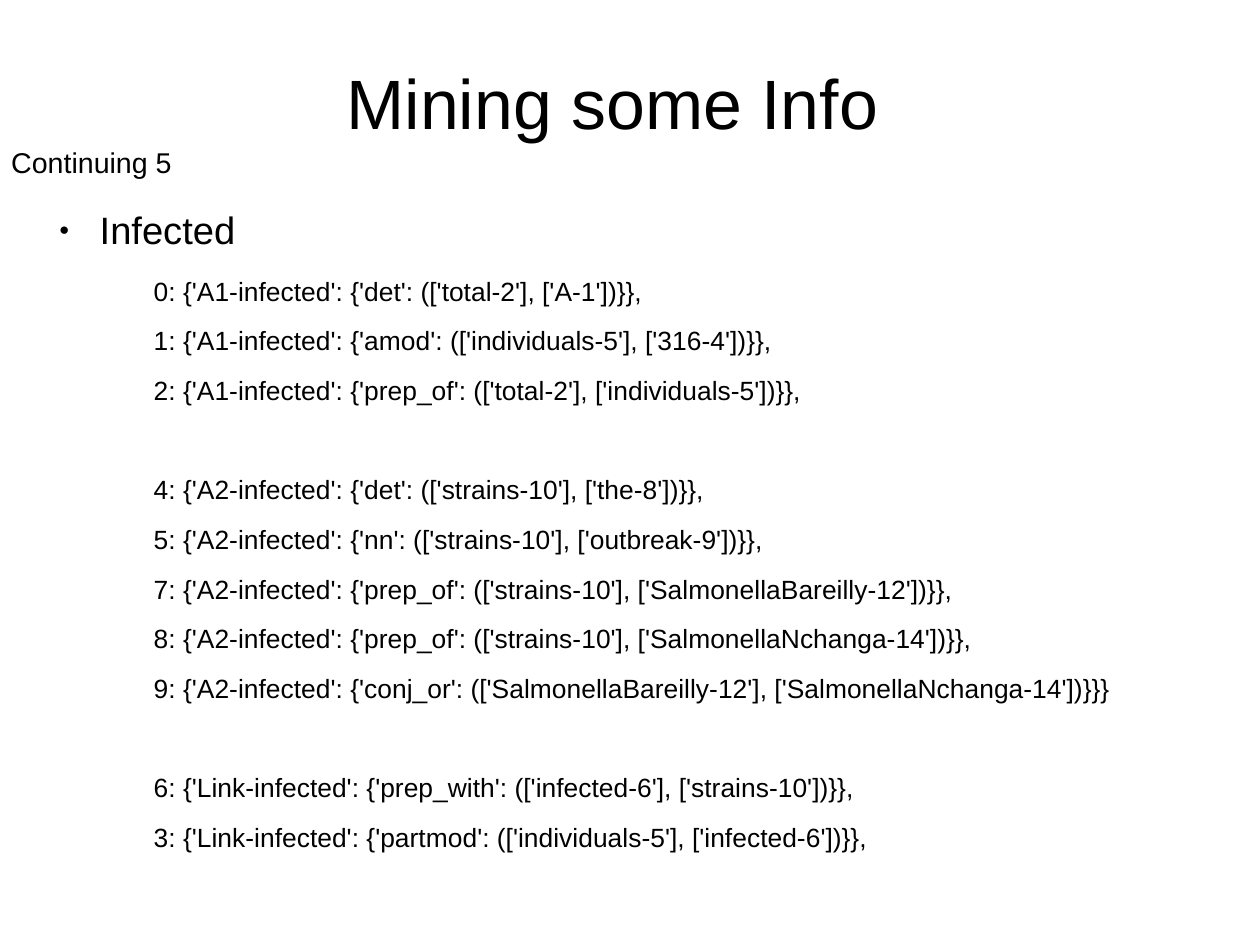
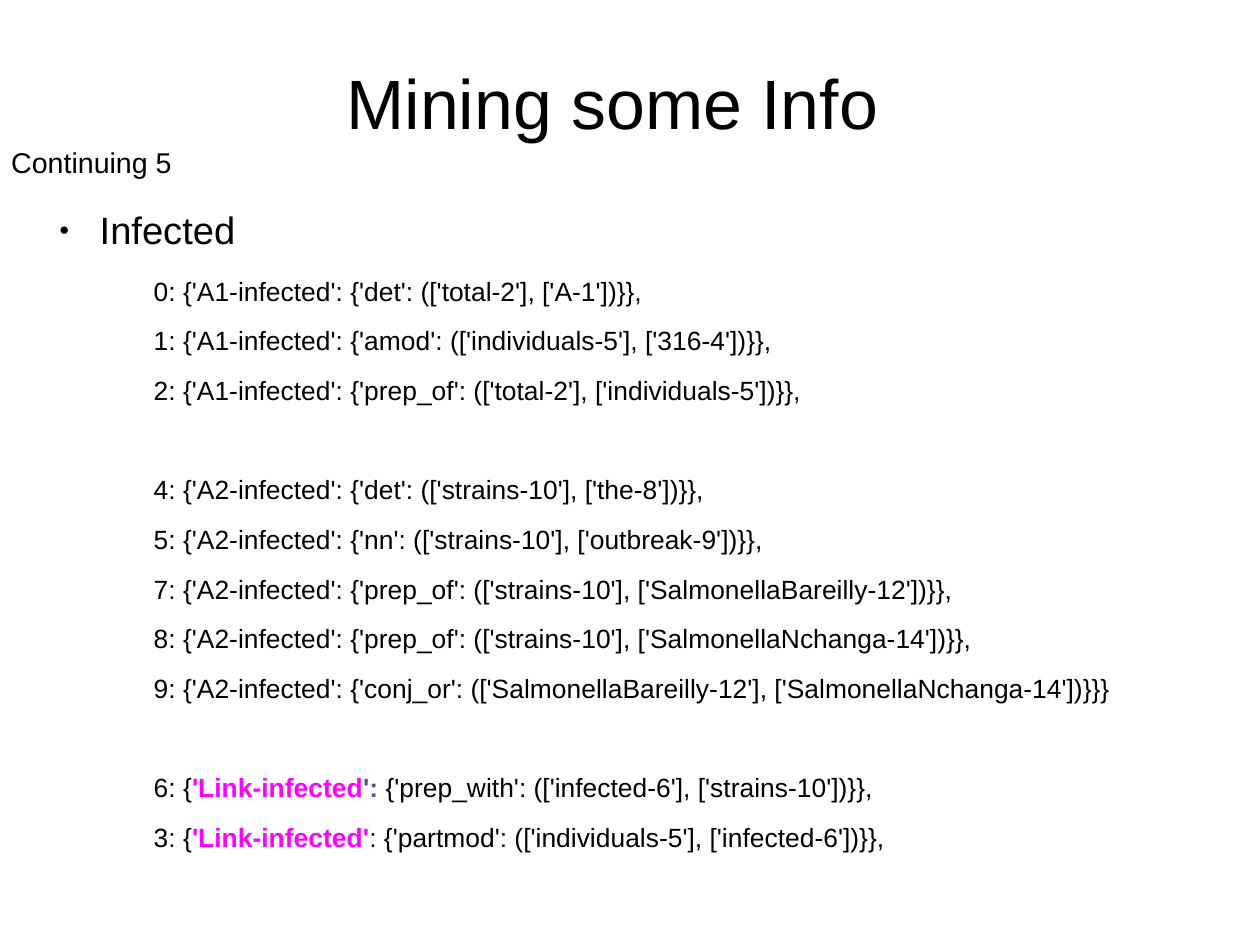
Before and after one commit to adreena/SemanticRoleMiner, a slide deck: slide 10 of testCases/TestCases.odp. Drawn at 1260x945 pixels with LibreOffice and Linux fonts; fonts in the diff are those of the drawing. Boxes give left, top, right and bottom in pixels: in the first picture for what was removed or moved away, otherwise in the second. Text is boxed around its words. In the diff, an @@ line names an element or a change of style, - is before the commit and + after.

```diff
--- a/testCases/TestCases.odp
+++ b/testCases/TestCases.odp
@@ text at bbox=[154, 778, 885, 853]: text colour #000000 to #FF00FF, bold on in "{'Link-infected':", "{'Link-infected':"; text colour #000000 to #6B4794 in "{'Link-infected':" @@
```
Also in this commit, not shown: 7 other slides changed, 3 slides added, 12 other files.
